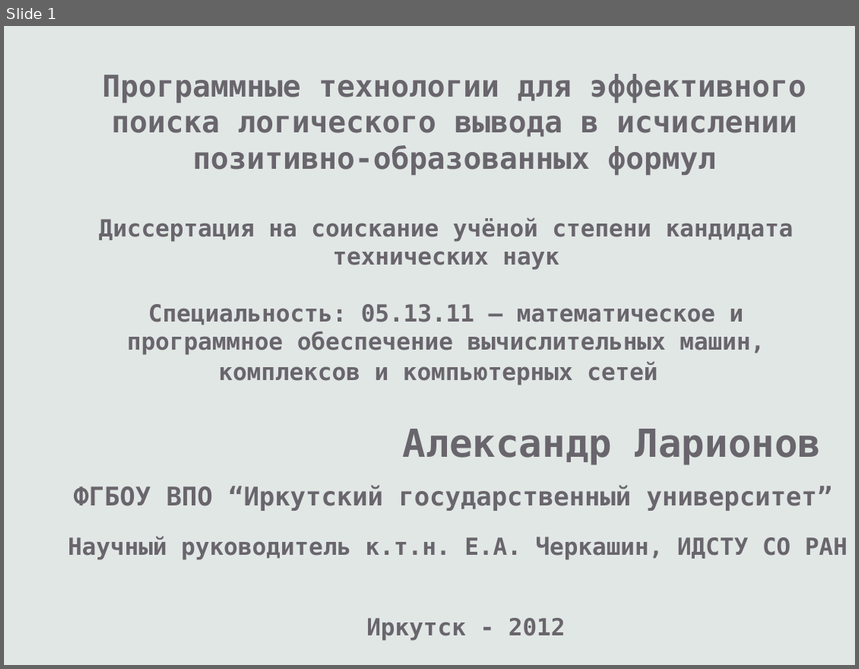
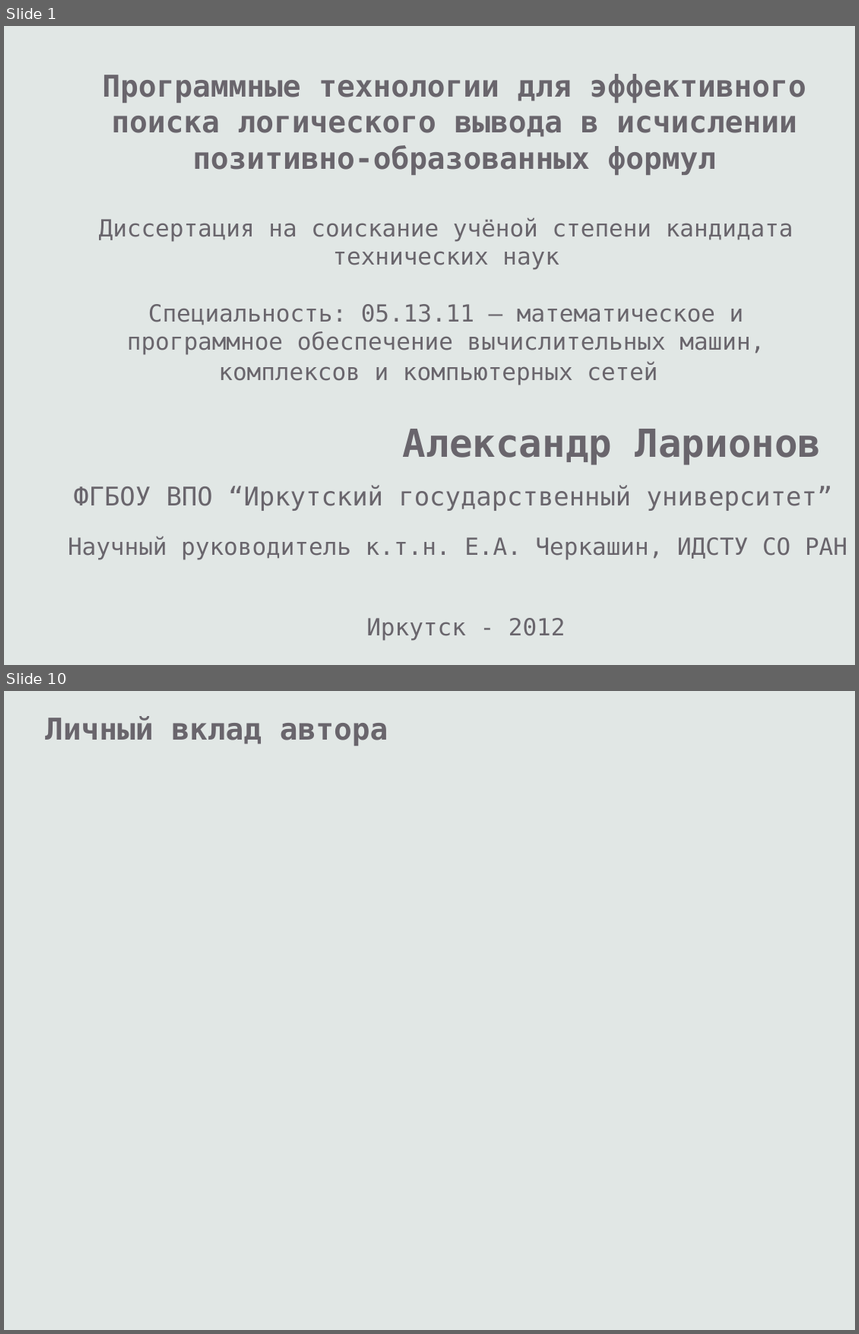
Before and after one commit to eugeneai/prisnif, a slide deck: brick/pres/pacman.odp. Shown one above the other, each under a label of ours: slide 1 before the commit, slides 1 and 10 after it; the slides between them are not shown. The pictures are 859x669 and 859x1334 pixels, drawn with LibreOffice and Linux fonts; fonts in the diff are those of the drawing. Boxes give left, top, right and bottom in pixels: in the first picture for what was removed or moved away, otherwise in the second. Text is boxed around its words. In the diff, an @@ line names an element or a change of style, - is before the commit and + after.

```diff
--- a/brick/pres/pacman.odp
+++ b/brick/pres/pacman.odp
@@ slide 10 added at [4,691,855,1330], background #E1E7E5 @@
@@ text added at [45,716,389,746], 28 pt, text #69656C, bold @@
+Личный вклад автора
@@ slide 1 changed as well @@
@@ bold off in 4 elements at [73,485,833,511], [99,218,794,385], [367,618,566,641], [68,536,848,560] @@
```
Also in this commit, not shown: 18 other slides added, 2 other files.
